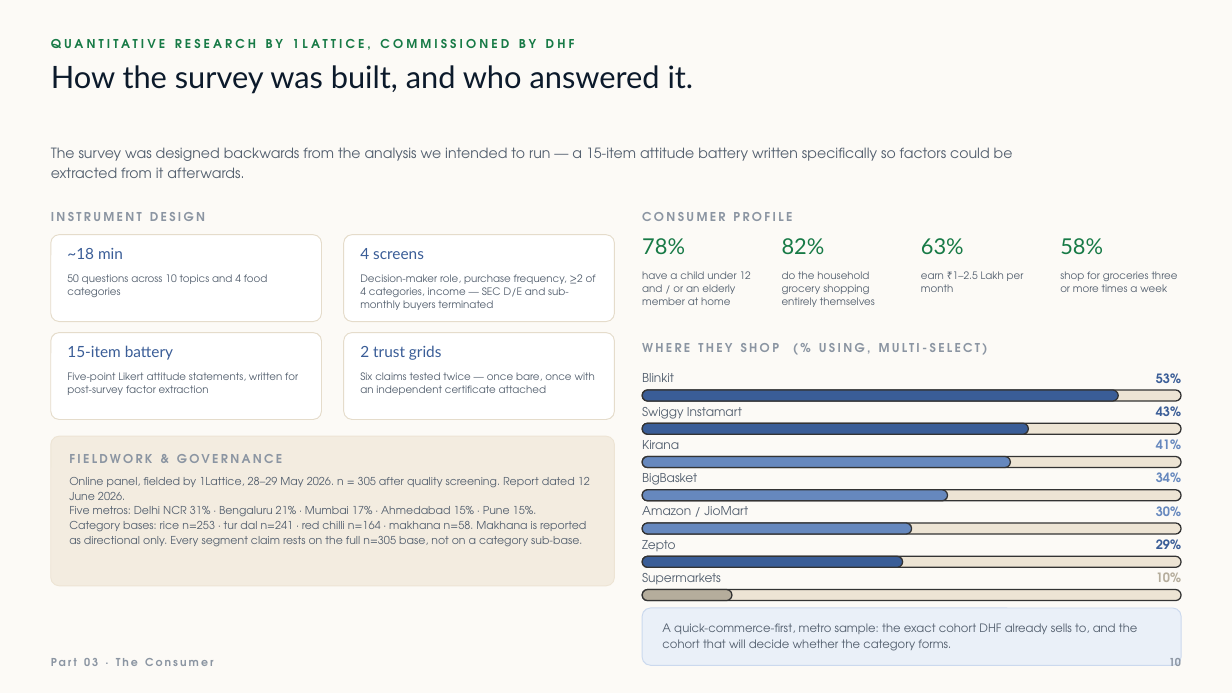
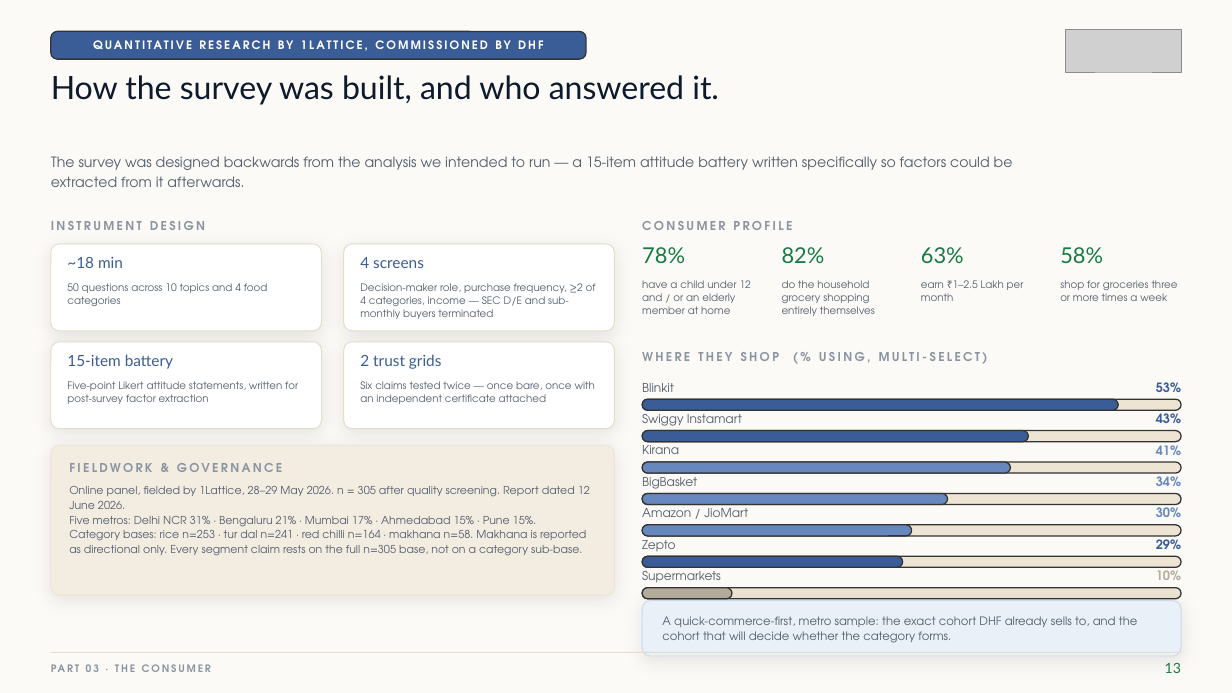
Before and after one commit to tirtham-spec/hopper-tessarakt, a slide deck: slide 14 of DHF-Honest-Farms-Deck.pptx (slide 11 before the commit). Drawn at 1232x693 pixels with LibreOffice and Linux fonts; fonts in the diff are those of the drawing; grey boxes stand for pictures. Boxes give left, top, right and bottom in pixels: in the first picture for what was removed or moved away, otherwise in the second. Text is boxed around its words. In the diff, an @@ line names an element or a change of style, - is before the commit and + after.

```diff
--- a/DHF-Honest-Farms-Deck.pptx
+++ b/DHF-Honest-Farms-Deck.pptx
@@ text "QUANTITATIVE RESEARCH BY 1LATTICE, COMMISSIONED ..." at (x1=278, y1=40, x2=510, y2=49): size 9.5 to 9 pt, text colour #177A46 to #FFFFFF, letter spacing 2.4 to 1.6 pt; alignment left to centre @@
@@ rounded rectangle added at (x1=51, y1=31, x2=586, y2=59), fill #3A5D97, outline #333333 1 pt @@
@@ picture added at (x1=1066, y1=30, x2=1181, y2=72) @@
@@ text "How the survey was built, ..." moved from (x1=51, y1=65, x2=694, y2=94) to (x1=51, y1=75, x2=719, y2=105) @@
@@ text "How the survey was built, ..." at (x1=51, y1=75, x2=719, y2=105): size 24 to 25 pt @@
@@ 26 texts, 9 rounded rectangles moved together from (x1=51, y1=147, x2=1181, y2=586) to (x1=51, y1=156, x2=1181, y2=595) @@
@@ shadow on in 5 elements at (x1=51, y1=244, x2=322, y2=331), (x1=344, y1=244, x2=615, y2=331), (x1=51, y1=342, x2=322, y2=429), (x1=344, y1=342, x2=615, y2=429), (x1=51, y1=445, x2=615, y2=595) @@
@@ 4 rounded rectangles, 3 texts moved together from (x1=642, y1=439, x2=1181, y2=501) to (x1=642, y1=441, x2=1181, y2=505) @@
@@ text "Supermarkets" rewrapped from (x1=642, y1=573, x2=721, y2=589) to (x1=642, y1=571, x2=721, y2=583) @@
@@ text "10%" moved from (x1=1156, y1=572, x2=1181, y2=582) to (x1=1156, y1=567, x2=1181, y2=580) @@
@@ rounded rectangle moved from (x1=642, y1=608, x2=1181, y2=665) to (x1=642, y1=601, x2=1181, y2=656) @@
@@ rounded rectangle at (x1=642, y1=601, x2=1181, y2=656): shadow on; proportions changed @@
@@ text "A quick-commerce-first, metro sample: the ..." moved from (x1=662, y1=623, x2=1137, y2=651) to (x1=662, y1=616, x2=1137, y2=643) @@
@@ text at (x1=51, y1=658, x2=213, y2=666): text changed; size 8.5 to 8 pt @@
-Part 03 · The Consumer
+PART 03 · THE CONSUMER
@@ line added from (51, 653) to (1181, 653), #E5DCCB 0.75 pt @@
@@ text removed at (x1=1169, y1=658, x2=1181, y2=666) @@
-10
@@ text added at (x1=1165, y1=663, x2=1181, y2=673), 11 pt, text #177A46 @@
+13
```
Also in this commit, not shown: 29 other slides changed, 6 slides added, 14 other files.
